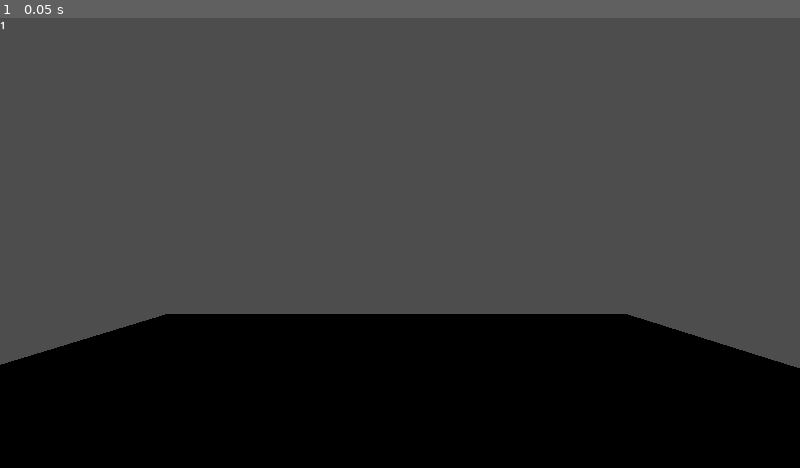
Above: before the commit, frame 1.
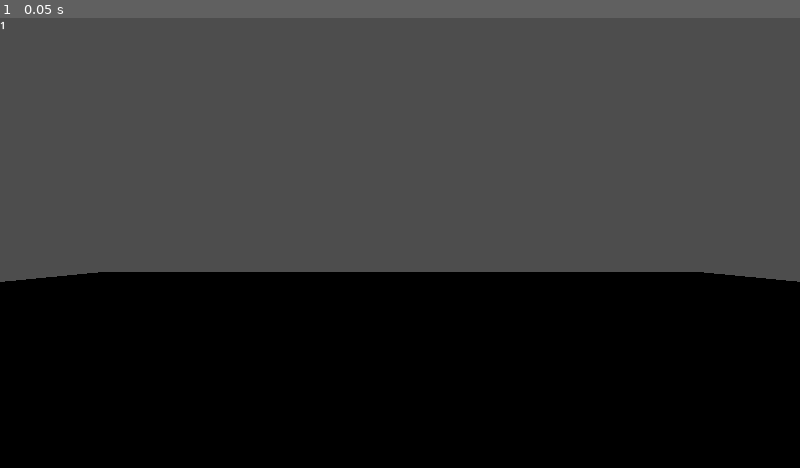
Above: after the commit, the same moment.

Repository: Triple-B-Org/BBB-Game-Jam-2024
Game: Godot game, scene res://scenes/main.tscn
The game is run twice, just before and just after one commit, with the same random seed, the same clock (stepped at 60 frames per second) and the same inputs.
Inputs:
- Up to frame 1 (0.05 s): no input

The runs differ from the first frame. In frame 1, 12% of the frame differs, in the area x 0-100%, y 56-78%.

Commit message:
added polayer and wall scenes and increased the size of the base plate

Diff:
--- /dev/null
+++ b/scenes/Player.tscn
@@ -0,0 +1,16 @@
+[gd_scene load_steps=3 format=3 uid="uid://dsi5616hcjdh5"]
+
+[sub_resource type="BoxMesh" id="BoxMesh_nnbb7"]
+size = Vector3(1, 2, 1)
+
+[sub_resource type="BoxShape3D" id="BoxShape3D_l62m2"]
+size = Vector3(1, 2, 1)
+
+[node name="CharacterBody3D" type="CharacterBody3D"]
+transform = Transform3D(1, 0, 0, 0, 1, 0, 0, 0, 1, 0, 1, 0)
+
+[node name="MeshInstance3D" type="MeshInstance3D" parent="."]
+mesh = SubResource("BoxMesh_nnbb7")
+
+[node name="CollisionShape3D" type="CollisionShape3D" parent="."]
+shape = SubResource("BoxShape3D_l62m2")
--- /dev/null
+++ b/scenes/Wall.tscn
@@ -0,0 +1,16 @@
+[gd_scene load_steps=3 format=3 uid="uid://uxx6j310mdtw"]
+
+[sub_resource type="BoxMesh" id="BoxMesh_vpy0t"]
+size = Vector3(1, 2, 1)
+
+[sub_resource type="BoxShape3D" id="BoxShape3D_qwdo1"]
+size = Vector3(1, 2, 1)
+
+[node name="StaticBody3D" type="StaticBody3D"]
+transform = Transform3D(1, 0, 0, 0, 1, 0, 0, 0, 1, 0, 1, 0)
+
+[node name="MeshInstance3D" type="MeshInstance3D" parent="."]
+mesh = SubResource("BoxMesh_vpy0t")
+
+[node name="CollisionShape3D" type="CollisionShape3D" parent="."]
+shape = SubResource("BoxShape3D_qwdo1")
--- a/scenes/main.tscn
+++ b/scenes/main.tscn
@@ -1,13 +1,14 @@
-[gd_scene load_steps=5 format=3 uid="uid://wsxrbsbbsvsj"]
+[gd_scene load_steps=6 format=3 uid="uid://wsxrbsbbsvsj"]
 
 [ext_resource type="Script" path="res://scripts/FPS_Counter.gd" id="1_g8k3l"]
 [ext_resource type="Script" path="res://scripts/Game_Loop.gd" id="1_mgt5c"]
+[ext_resource type="PackedScene" uid="uid://dsi5616hcjdh5" path="res://scenes/Player.tscn" id="3_lm01q"]
 
 [sub_resource type="PlaneMesh" id="PlaneMesh_hikpt"]
-size = Vector2(10, 10)
+size = Vector2(20, 20)
 
 [sub_resource type="BoxShape3D" id="BoxShape3D_b88c8"]
-size = Vector3(10, 0, 10)
+size = Vector3(20, 0, 20)
 
 [node name="main" type="Node3D"]
 script = ExtResource("1_mgt5c")
@@ -18,15 +19,17 @@
 script = ExtResource("1_g8k3l")
 
 [node name="Camera3D" type="Camera3D" parent="."]
-transform = Transform3D(1, 0, 0, 0, 1, 0, 0, 0, 1, 0.0849133, 1.56653, -0.0804796)
-fov = 90.0
+transform = Transform3D(1, 0, 0, 0, 1, 0, 0, 0, 1, 0, 1, 0)
 
-[node name="StaticBody3D" type="StaticBody3D" parent="."]
+[node name="Floor" type="StaticBody3D" parent="."]
+metadata/_edit_group_ = true
 
-[node name="MeshInstance3D" type="MeshInstance3D" parent="StaticBody3D"]
-transform = Transform3D(1, 0, 0, 0, 1, 0, 0, 0, 1, 0.0113888, 0.020443, 0.0440741)
+[node name="MeshInstance3D" type="MeshInstance3D" parent="Floor"]
+transform = Transform3D(1, 0, 0, 0, 1, 0, 0, 0, 1, 0.0265908, 0.0271487, 0.0200334)
 mesh = SubResource("PlaneMesh_hikpt")
 
-[node name="CollisionShape3D" type="CollisionShape3D" parent="StaticBody3D"]
-transform = Transform3D(1, 0, 0, 0, 1, 0, 0, 0, 1, 0.00491333, -0.00928164, 0.000721455)
+[node name="CollisionShape3D" type="CollisionShape3D" parent="Floor"]
+transform = Transform3D(1, 0, 0, 0, 1, 0, 0, 0, 1, 0.0135899, 0.0135741, 0.000415802)
 shape = SubResource("BoxShape3D_b88c8")
+
+[node name="CharacterBody3D" parent="." instance=ExtResource("3_lm01q")]
--- a/scripts/Game_Loop.gd
+++ b/scripts/Game_Loop.gd
@@ -1,10 +1,11 @@
 extends Node
 
+#global variables (scoping stops us from setting them in _ready)
+var player_actions = 3;
+var player_health = 3;
 
 # Called when the node enters the scene tree for the first time.
 func _ready():
-	var player_actions = 3;
-	var player_health = 3;
 	pass # Replace with function body.
 
 
